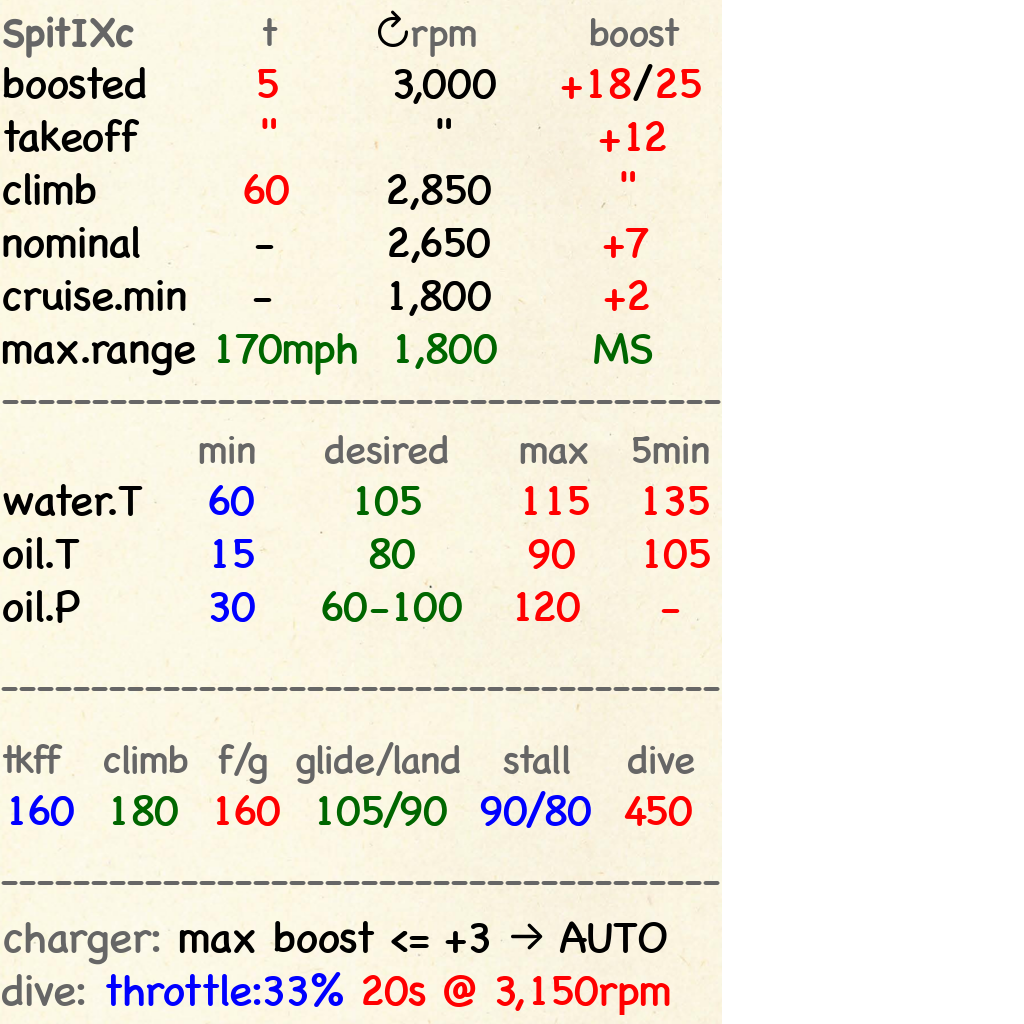
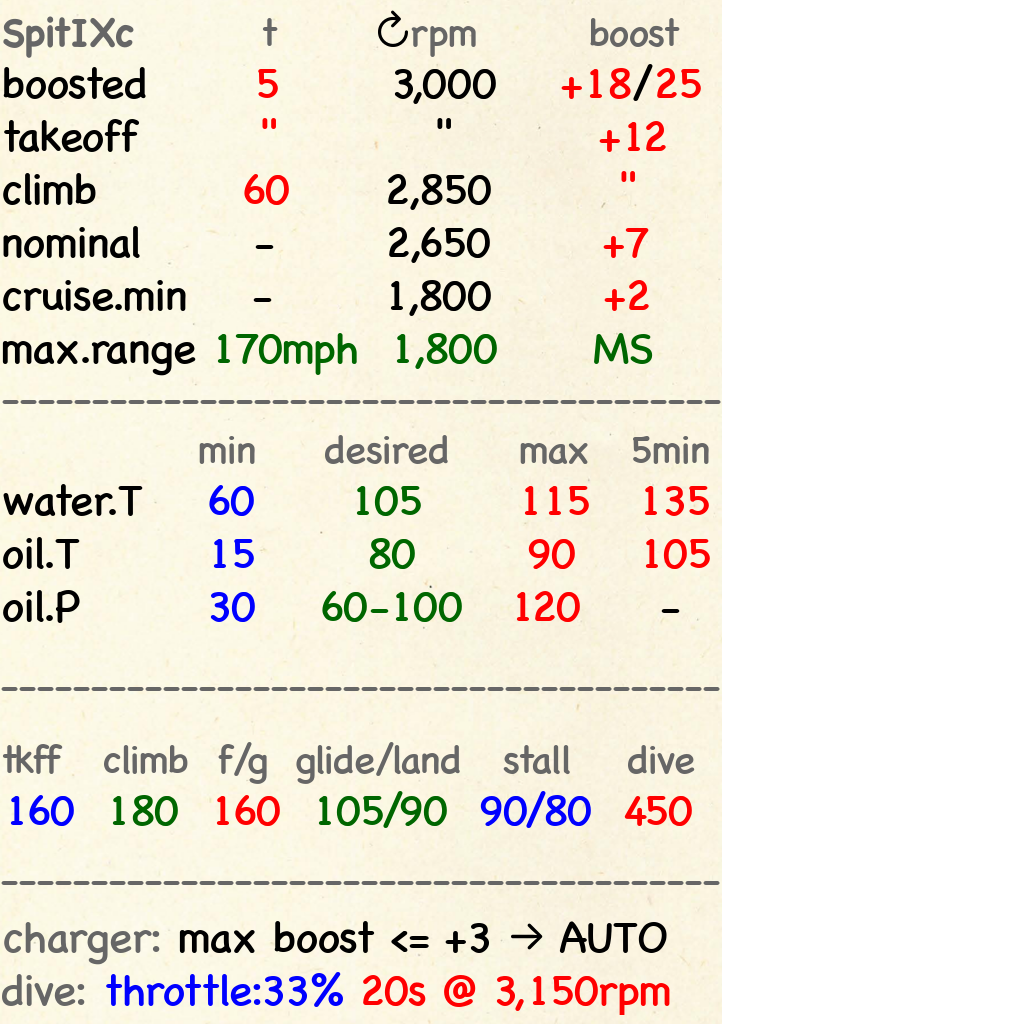
Before/after of a 1024x1024 layered artwork. What changed in the layer stack:
painted on "min desired ..." over [661, 609, 680, 613]
